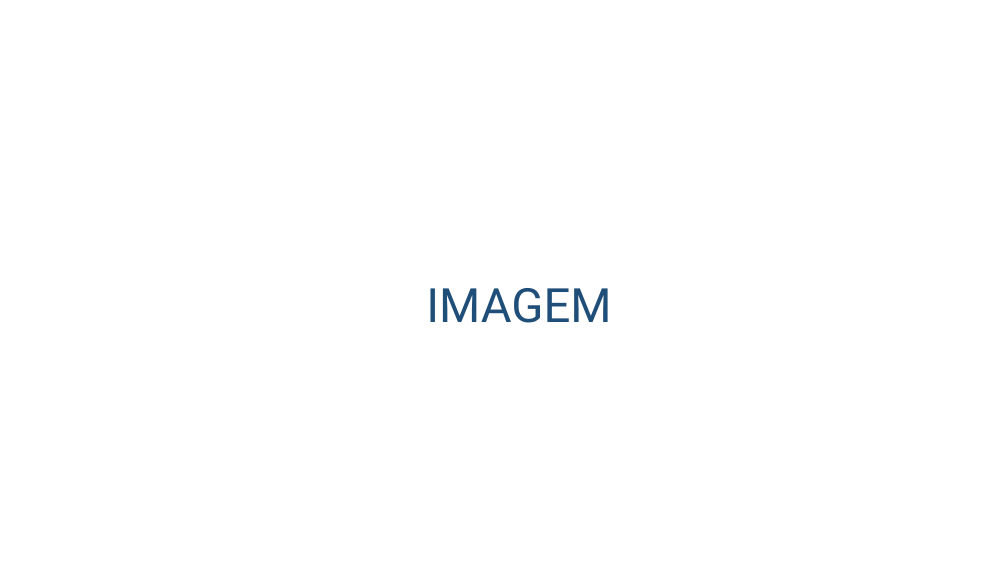
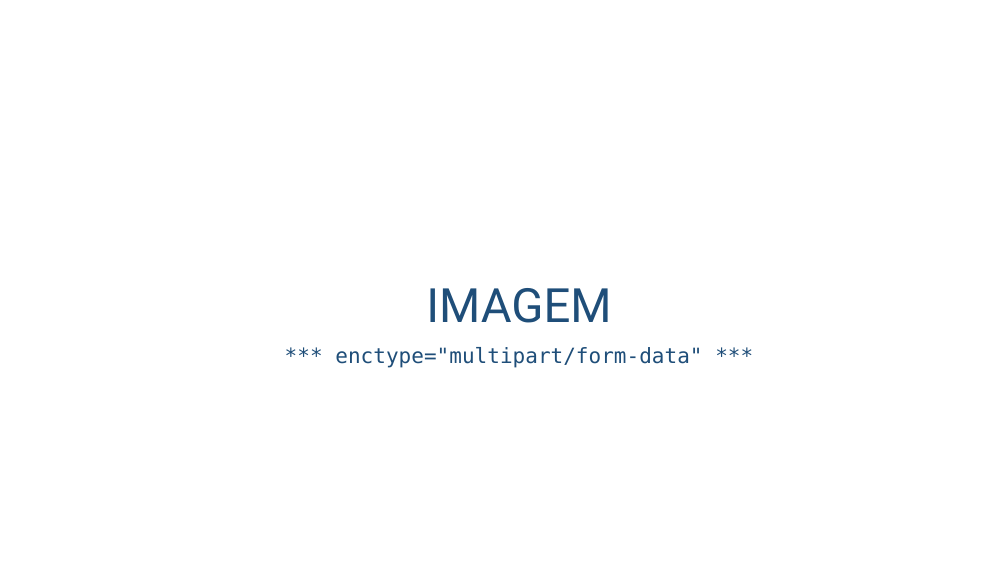
Before and after one commit to profpedrosenac/T15_WEB, a slide deck: slide 19 of _PHP/_MiniProjeto/Docs/Aula_PHP.pptx. Drawn at 1008x567 pixels with LibreOffice and Linux fonts; fonts in the diff are those of the drawing; background and template pictures are left out. Boxes give left, top, right and bottom in pixels: in the first picture for what was removed or moved away, otherwise in the second. Text is boxed around its words. In the diff, an @@ line names an element or a change of style, - is before the commit and + after.

```diff
--- a/_PHP/_MiniProjeto/Docs/Aula_PHP.pptx
+++ b/_PHP/_MiniProjeto/Docs/Aula_PHP.pptx
@@ subtitle added at (x1=335, y1=347, x2=702, y2=368), 20 pt, text #1F4E79 @@
+*** enctype="multipart/form-data" ***
```
